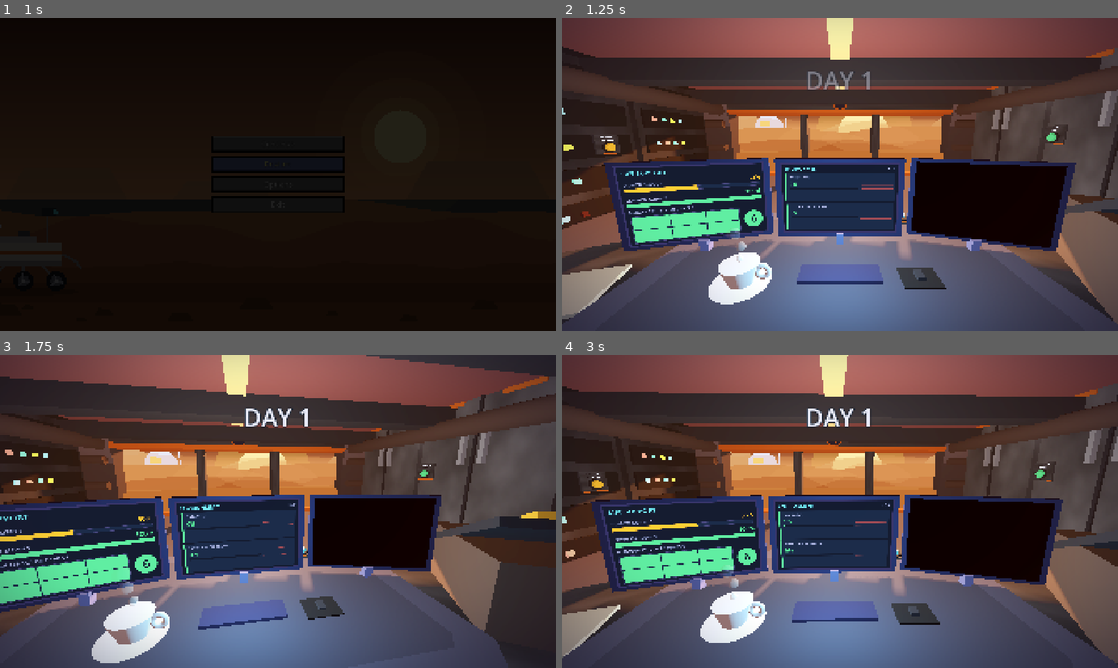
Above: before the commit, frames 1-4 (two rows, left to right).
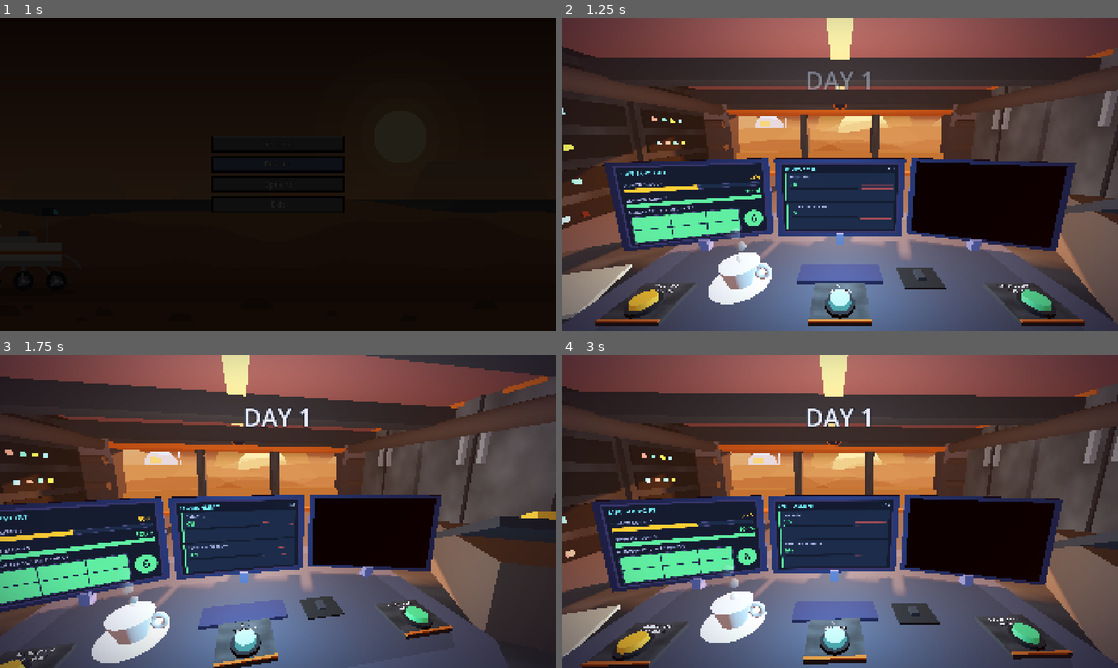
Above: after the commit, the same moments.

Repository: PolarLordStar/junior-astruonaut-mission-trainer
Game: Godot game, scene res://main_menu.tscn
Same seed, same stepped clock (60 frames per second), same inputs: the game is played once before the commit and once after it.
Inputs (mouse positions are in pixels of both pictures, inside the frame that each line leads up to):
- Up to frame 1 (1 s): click "Restart" at 0.5 s
- Up to frame 2 (1.25 s): no input
- Up to frame 3 (1.75 s): move the mouse to (400, 495) at 1.27 s; click (400, 495) at 1.42 s
- Up to frame 4 (3 s): move the mouse to (728, 527) at 2.02 s; click (728, 527) at 2.17 s; move the mouse to (895, 442) at 2.77 s; click (895, 442) at 2.92 s

Frame 1 is identical in both runs. In frame 2, 3.9% of the frame differs, in the area x 5-95%, y 34-99%; in frame 3, 2.7%; in frame 4, 4.1%, in the area x 3-92%, y 34-100%.

Commit message:
Update control_room.gd

Diff:
--- a/main/game/room/scripts/control_room.gd
+++ b/main/game/room/scripts/control_room.gd
@@ -828,7 +828,7 @@
 	_box(rig, Vector3(1.05, 0.008, 0.5), Vector3(0.5, 0.016, 0.4), Color("17181d"))  # mouse pad
 	_box(rig, Vector3(1.05, 0.035, 0.5), Vector3(0.1, 0.04, 0.16), Color("2b2d36"))  # mouse
 	_box(rig, Vector3(0, -0.01, depth * 0.5 / u), Vector3(width / u, 0.05, 0.05), TRIM)   # orange front edge
-	_tea_cup(rig, Vector3(-1.25, 0.0, 0.6))   # kept away from the buttons
+	_tea_cup(rig, Vector3(-1.25, 0.0, 0.6))   # moved right so it does not sit on the left button
 	_action_pad(rig)
 	# cool glow from the screens onto the desk
 	var glow := OmniLight3D.new()
@@ -873,52 +873,27 @@
 	bezel.add_child(quad)
 
 
-## The three push-buttons, one per player action. They are spread around the room, so the player
-## has to walk to them (movement is coming):
-##   - Radiation Shielding : on the front of the LEFT server rack (left wall)
-##   - Air Filtering       : on the back edge of the desk, behind the two right-hand monitors
-##   - Cover Solar Panels  : on the front of the RIGHT locker (right wall)
-## To move one, change its position below. All positions are in ROOM units (x = left / right,
-## y = up, z = towards the player is bigger, the window is at z = -ROWS * tile). The nodes are
-## called ActionPad / WallPad > Station_<n> > ActionButton.
-const WALL_BTN_Z_LEFT := -2.52    # along the room: where the left (rack) button sits
-const WALL_BTN_Z_RIGHT := -2.66   # ... and the right (locker) button
-const WALL_BTN_Y_LEFT := 0.78     # height above the floor
-const WALL_BTN_Y_RIGHT := 0.85
-const WALL_BTN_X := 1.69          # distance from the middle of the room (the rack / locker fronts)
-const DESK_BTN_X := 0.33          # air filtering button: x on the desk (behind the right monitors)
-const DESK_BTN_Z := -2.10         # ... and z (the back edge of the desk is at about -2.21)
-
-
+## The three push-buttons, one per player action, along the front of the desk. Positions are in
+## desk-rig units: x = left / right (0 = middle of the desk), z = towards the player. To move a
+## button, change its Vector3 below. The nodes are called ActionPad > Station_<n> > ActionButton.
 func _action_pad(rig: Node3D) -> void:
-	var u := rig.scale.x   # the buttons keep the same size as before (the desk rig is scaled down)
-	var wall_pad := Node3D.new()
-	wall_pad.name = "WallPad"
-	add_child(wall_pad)
-	# A button on a wall points sideways into the room, with its name still the right way up.
-	# Left wall: the button points to +x. Right wall: it points to -x.
-	var points_right := Basis(Vector3(0, 0, -1), Vector3(1, 0, 0), Vector3(0, -1, 0)).scaled_local(Vector3.ONE * u)
-	var points_left := Basis(Vector3(0, 0, 1), Vector3(-1, 0, 0), Vector3(0, -1, 0)).scaled_local(Vector3.ONE * u)
-	var b1 := _action_button(wall_pad, Vector3(-WALL_BTN_X, WALL_BTN_Y_LEFT, WALL_BTN_Z_LEFT), "RADIATION\nSHIELDING", Color("ffb02e"), points_right)   # left wall
 	var pad := Node3D.new()
 	pad.name = "ActionPad"
 	rig.add_child(pad)
-	# the desk rig is moved and scaled, so convert the room position to desk-rig units
-	var b2_pos := Vector3(DESK_BTN_X - rig.position.x, 0.0, DESK_BTN_Z - rig.position.z) / u
-	var b2 := _action_button(pad, b2_pos, "AIR\nFILTERING", Color("5ee0f0"))                                                                         # behind the right monitors
-	var b3 := _action_button(wall_pad, Vector3(WALL_BTN_X, WALL_BTN_Y_RIGHT, WALL_BTN_Z_RIGHT), "COVER SOLAR\nPANELS", Color("4ade80"), points_left)   # right wall
+	var b1 := _action_button(pad, Vector3(-2.1, 0.0, 1.0), "RADIATION\nSHIELDING", Color("ffb02e"))   # left
+	var b2 := _action_button(pad, Vector3(0.0, 0.0, 1.0), "AIR\nFILTERING", Color("5ee0f0"))          # middle
+	var b3 := _action_button(pad, Vector3(2.1, 0.0, 1.0), "COVER SOLAR\nPANELS", Color("4ade80"))     # right
 	b1.pressed.connect(radiation_shielding)
 	b2.pressed.connect(air_filtering)
 	b3.pressed.connect(covering_solar_panels)
 
 
 ## One button on its own small plate (the name is printed on the plate, behind the button).
-## "basis" turns / scales the whole button (used for the ones on the walls).
-func _action_button(parent: Node3D, pos: Vector3, text: String, col: Color, basis := Basis.IDENTITY) -> ActionButton:
+func _action_button(parent: Node3D, pos: Vector3, text: String, col: Color) -> ActionButton:
 	var station := Node3D.new()
 	station.name = "Station_%d" % _action_buttons.size()
+	station.position = pos
 	parent.add_child(station)
-	station.transform = Transform3D(basis, pos)
 	var plate := _box(station, Vector3(0, 0.025, -0.08), Vector3(0.62, 0.05, 0.56), Color("3b3d45"))
 	plate.material_override = _grunge(Color("3b3d45"))
 	_box(station, Vector3(0, 0.052, 0.185), Vector3(0.62, 0.012, 0.03), TRIM)   # orange front edge
